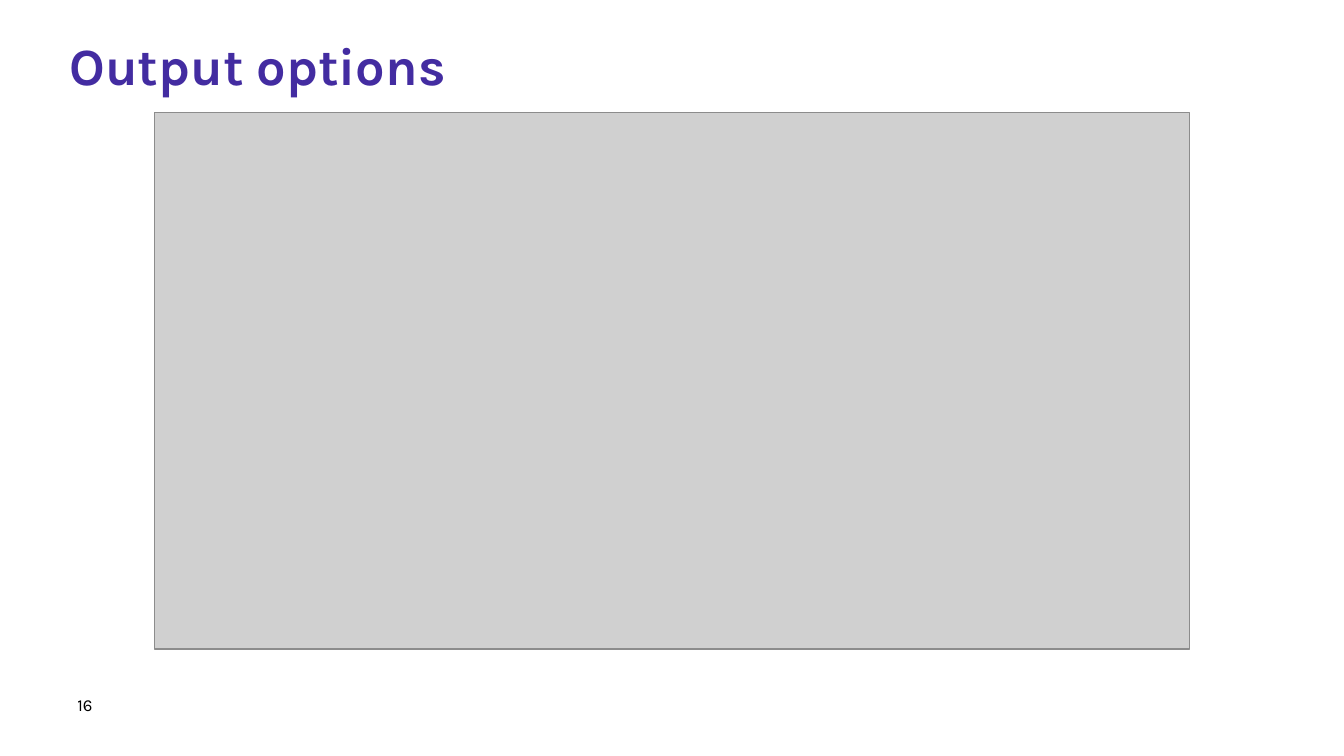
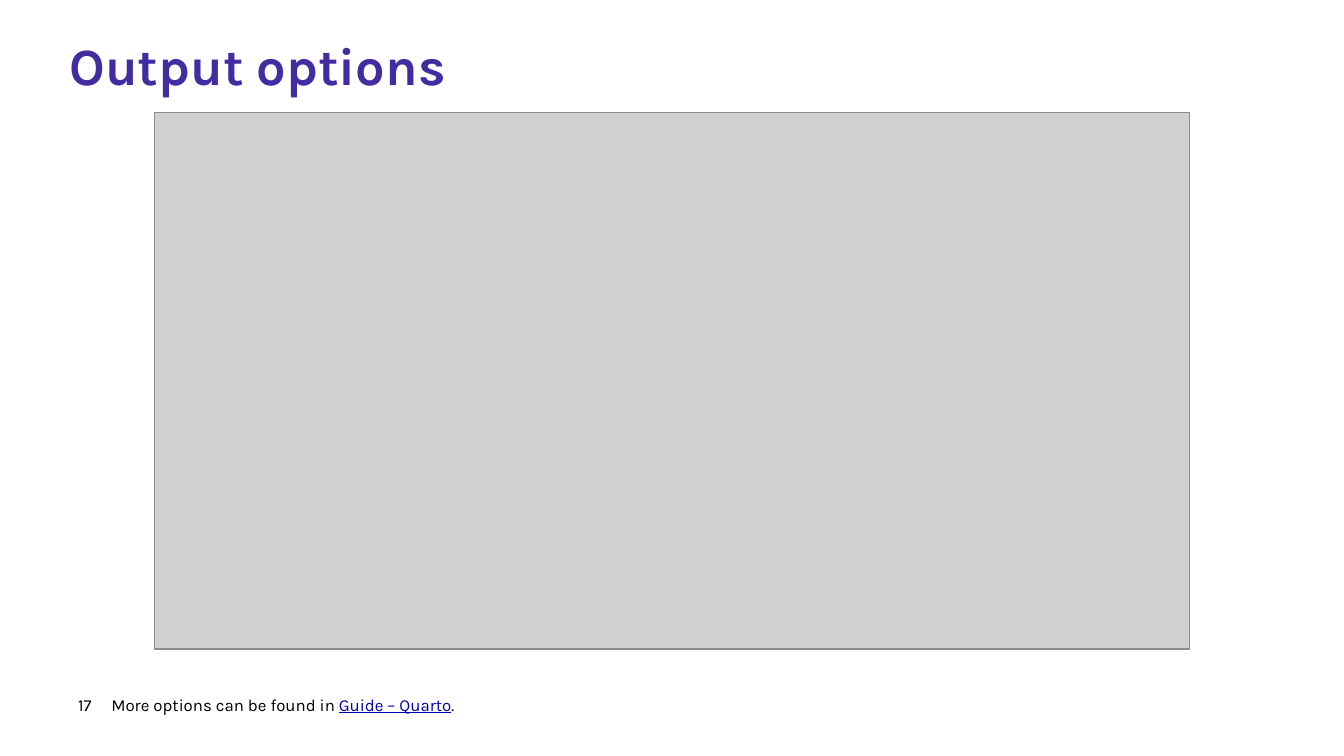
Before and after one commit to Research-IT-Swiss-TPH/quarto-workshop-2026, a slide deck: slide 17 of slides/lecture.pptx (slide 16 before the commit). Drawn at 1344x756 pixels with LibreOffice and Linux fonts; fonts in the diff are those of the drawing; grey boxes stand for pictures; background and template pictures are left out. Boxes give left, top, right and bottom in pixels: in the first picture for what was removed or moved away, otherwise in the second. Text is boxed around its words. In the diff, an @@ line names an element or a change of style, - is before the commit and + after.

```diff
--- a/slides/lecture.pptx
+++ b/slides/lecture.pptx
@@ page number at [78,700,91,711]: text changed @@
-16
+17
@@ text added at [111,699,454,715], 9 pt, text #000000 @@
+More options can be found in Guide – Quarto.
```
Also in this commit, not shown: 1 other slide changed, 5 slides added.
